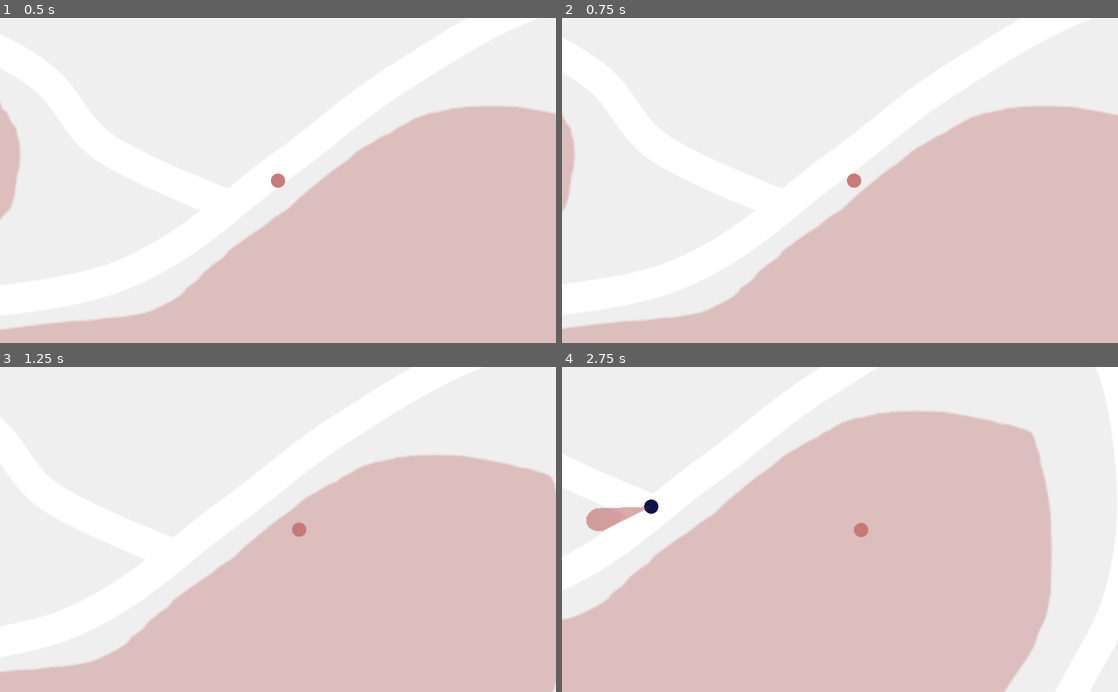
Above: before the commit, frames 1-4 (two rows, left to right).
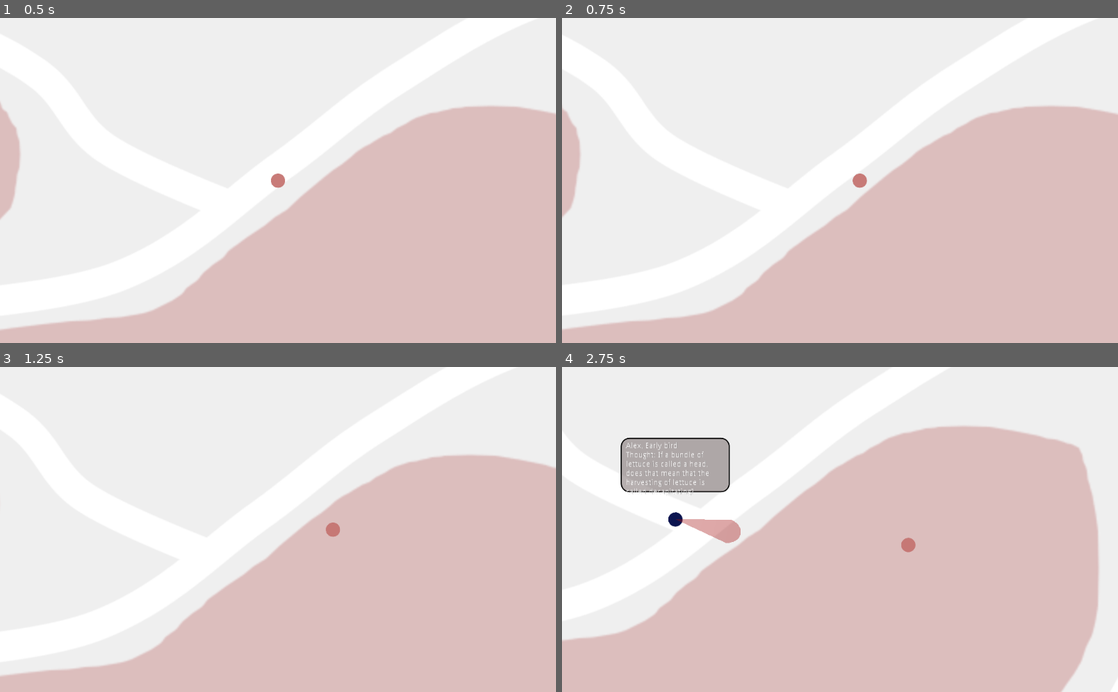
Above: after the commit, the same moments.

Repository: kirinokirino/WalkInThePark
Game: Godot game, scene res://Park.tscn
Two runs of this game, one before a commit and one after it. Both use one fixed random seed, a clock stepped at 60 frames per second and the inputs below.
Inputs (mouse positions are in pixels of both pictures, inside the frame that each line leads up to):
- Up to frame 1 (0.5 s): no input
- Up to frame 2 (0.75 s): tap Enter at 0.5 s; move the mouse to (962, 164) at 0.52 s; hold Right (right) from 0.53 s (still down); hold Shift (speed) from 0.53 s (still down); click (962, 164) at 0.67 s
- Up to frame 3 (1.25 s): keep holding Right (right); keep holding Shift (speed)
- Up to frame 4 (2.75 s): move the mouse to (728, 545) at 1.27 s; release Right (right) at 1.28 s; release Shift (speed) at 1.28 s; hold Down (down) 1.28-2.03 s; right-click (728, 545) at 1.35 s; click (728, 545) at 1.42 s; tap Shift (speed) at 1.55 s; move the mouse to (895, 458) at 2.02 s; hold Right (right) from 2.03 s (still down); hold Shift (speed) from 2.03 s (still down); click (895, 458) at 2.17 s

Frame 1 is identical in both runs. In frame 2, 1.1% of the frame differs, in the area x 0-100%, y 27-92%; in frame 3, 4.6%; in frame 4, 20%, in the area x 0-97%, y 13-100%.

Commit message:
Adds thoughts and ui to display them.

Diff:
--- a/Control.gd
+++ b/Control.gd
@@ -1,6 +1,11 @@
 extends Control
 
 onready var cursor = $Cursor
+onready var UI = $PasserbyInfo
+onready var UIlabel = $PasserbyInfo/Text
+const UIoffset: Vector2 = Vector2(-100, -150)
+
+var followed_passerby = null
 # Called when the node enters the scene tree for the first time.
 func _ready():
 	pass # Replace with function body.
@@ -9,5 +14,15 @@
 	if event is InputEventMouseButton and event.is_pressed():
 		cursor.position = get_global_mouse_position()
 		for body in cursor.get_overlapping_bodies():
-			if body.has_method("get_info"):
-				print(body.call("get_info"))
+			if body!= followed_passerby and body.has_method("get_info"):
+				followed_passerby = body
+				var info = body.call("get_info")
+				UI.rect_position = body.position + UIoffset
+				UI.visible = true
+				UIlabel.text = info
+
+func _process(delta):
+	if (followed_passerby && is_instance_valid(followed_passerby)):
+		UI.rect_position = followed_passerby.position + UIoffset
+	else:
+		UI.visible = false
--- a/Park.tscn
+++ b/Park.tscn
@@ -9,6 +9,18 @@
 [ext_resource path="res://Control.gd" type="Script" id=7]
 
 [sub_resource type="CircleShape2D" id=1]
+
+[sub_resource type="StyleBoxFlat" id=2]
+bg_color = Color( 0.313726, 0.247059, 0.247059, 0.411765 )
+border_width_left = 2
+border_width_top = 2
+border_width_right = 2
+border_width_bottom = 2
+border_color = Color( 0, 0, 0, 1 )
+corner_radius_top_left = 15
+corner_radius_top_right = 15
+corner_radius_bottom_right = 15
+corner_radius_bottom_left = 15
 
 [node name="Park" type="Node2D"]
 script = ExtResource( 5 )
@@ -163,4 +175,23 @@
 
 [node name="CollisionShape2D" type="CollisionShape2D" parent="Control/Cursor"]
 shape = SubResource( 1 )
+
+[node name="PasserbyInfo" type="Panel" parent="Control"]
+visible = false
+margin_left = 100.0
+margin_top = 100.0
+margin_right = 300.0
+margin_bottom = 200.0
+custom_styles/panel = SubResource( 2 )
+__meta__ = {
+"_edit_use_anchors_": false
+}
+
+[node name="Text" type="Label" parent="Control/PasserbyInfo"]
+margin_left = 8.58919
+margin_top = 8.05946
+margin_right = 191.589
+margin_bottom = 92.0595
+text = "Lazy fox blah blah"
+autowrap = true
 [connection signal="timeout" from="Timer" to="." method="_on_Timer_timeout"]
--- a/Passerby.gd
+++ b/Passerby.gd
@@ -8,6 +8,10 @@
 const unfocusedPosition := Vector2(100,0)
 onready var vision: Area2D = $Vision
 onready var bench_wait: Timer = $BenchWait
+onready var info: Panel = $UI/Info
+onready var text: Label = $UI/Info/Text
+
+var thoughts = preload("res://thoughts.gd")
 
 # Path variables
 var wants_to_rest_on_a_bench: bool;
@@ -44,6 +48,7 @@
 	origin = _origin
 	target_exit = _target_exit
 	description = _description
+	#thought = thoughts.thought()
 
 func _physics_process(delta):
 	focusCheck(delta)
@@ -58,7 +63,9 @@
 		position += walking(delta) * delta
 
 func get_info():
-	return (description[1] + ", " + description[2])
+	var info_text: String = description[1] + ", " + description[2] + "\nThought: " + thoughts.thought()
+
+	return (info_text)
 
 # Movement ----------------------------------------------------
 
--- a/Passerby.tscn
+++ b/Passerby.tscn
@@ -14,9 +14,6 @@
 
 [node name="Passerby" type="KinematicBody2D"]
 script = ExtResource( 1 )
-__meta__ = {
-"_edit_group_": true
-}
 speed = 50.0
 slowdown_duration = 0.7
 
--- a/Player.tscn
+++ b/Player.tscn
@@ -22,3 +22,4 @@
 [node name="Camera2D" type="Camera2D" parent="."]
 current = true
 smoothing_enabled = true
+smoothing_speed = 1.0
--- /dev/null
+++ b/thoughts.gd
@@ -0,0 +1,71 @@
+extends Node
+
+const M_names_list: Array = ["Alex", "Bob", "Peter", "Pedro"]
+const F_names_list: Array = ["Alex", "Lisa", "Victoria", "Elizabeth"]
+const names: Array = ["Alex", "Bob", "Peter", "Pedro", "Lisa", "Victoria", "Elizabeth"]
+const thoughts = [
+	"Oh, I can still smell the breakfast I had today in my smell.",
+	"Did I lock the door properly?..",
+	"I should probably call [name].",
+	"I wonder if [name] will like the gift.",
+
+	"I could go for some cake right now.",
+	"The air feels so fresh! I should go for walks more often.",
+
+	"I think I'm sweating too much. I hope noone is noticing that...",
+	"Damn, this guy I ran into yesterday, what a goddamn asshole.",
+	"I. am. hungry.",
+	"Oh man, I forgot my book at home.",
+
+	"Hehe, that video I watched yesterday was hilarious!",
+	"I hope my cat is waiting for me at home...",
+	"Should I buy that cool thing I saw?... Or nah?...",
+	"These clothes are so comfy!",
+	"Man, frogs are the best.",
+	"~Para para para, pere pere pere~",
+	"I should sit down... I feel tired.",
+	"I really need a new bed. My back hurts!",
+	"I wish someone gave me flowers...",
+	"I could really use a couple of million bucks right now.",
+	"I swear I hear some music in the distance... Where is it coming from?",
+	"~Nossa, nossa, lala-lala-lala-laaa~",
+	"Is my hair messy?..",
+	"I wish I were a script writer. I have so many movie ideas!",
+	"I wish I were a game designer. I have so many ideas for games!",
+	"Imagine if people had a computer built into their eyes...",
+	"Oh, right, [name]' birthday is tomorrow!",
+	"5... 7... 8 cents are in my pocket right now!",
+	"I wonder if Google will ever go bankrupt...",
+	"The show starts at 5pm, I hope I'll be back by that point.",
+	"Man, that was a very weird talk I had with [name] just now.",
+	"How many levels are there in Candy Crush?",
+	"I need some sleep, it can't go on like this",
+	"I wish I could see stars at daytime too.",
+	"My bag makes a weird sound... I hope noone else hears that.",
+	"Should I become a youtuber? I do have a decent phone camera!",
+	"What would be top 10 movies I would show to my future grandkids?",
+	"I really like Indian food.",
+	"How do you properly cook noodles? I bet I've done it wrong all my life.",
+	"~Nananana, nananana, heyheyheyhey~",
+	"I ate a bag of freezed fruit some months ago.",
+	"I love the sound of wind. Tho it makes me feel chaotic.",
+	"What is love?",
+	"If a bundle of lettuce is called a head, does that mean that the harvesting of lettuce is called decapitating?",
+	"I kinda feel lonely right now.",
+	"Breathing in... Breathing out... Breathing in...",
+	"What day is it today anyways?",
+	"Man, imagine how many people in the world never had homemade butter.",
+	"I should start studying French already!",
+]
+
+# Called when the node enters the scene tree for the first time.
+func _ready():
+	pass # Replace with function body.
+
+static func thought():
+	var thought = thoughts[randi() % thoughts.size()]
+	thought = thought.replace("[name]", names[randi() % names.size()])
+	return thought
+# Called every frame. 'delta' is the elapsed time since the previous frame.
+#func _process(delta):
+#	pass
Not shown: 1 places in Park.tscn that only renumber resources
